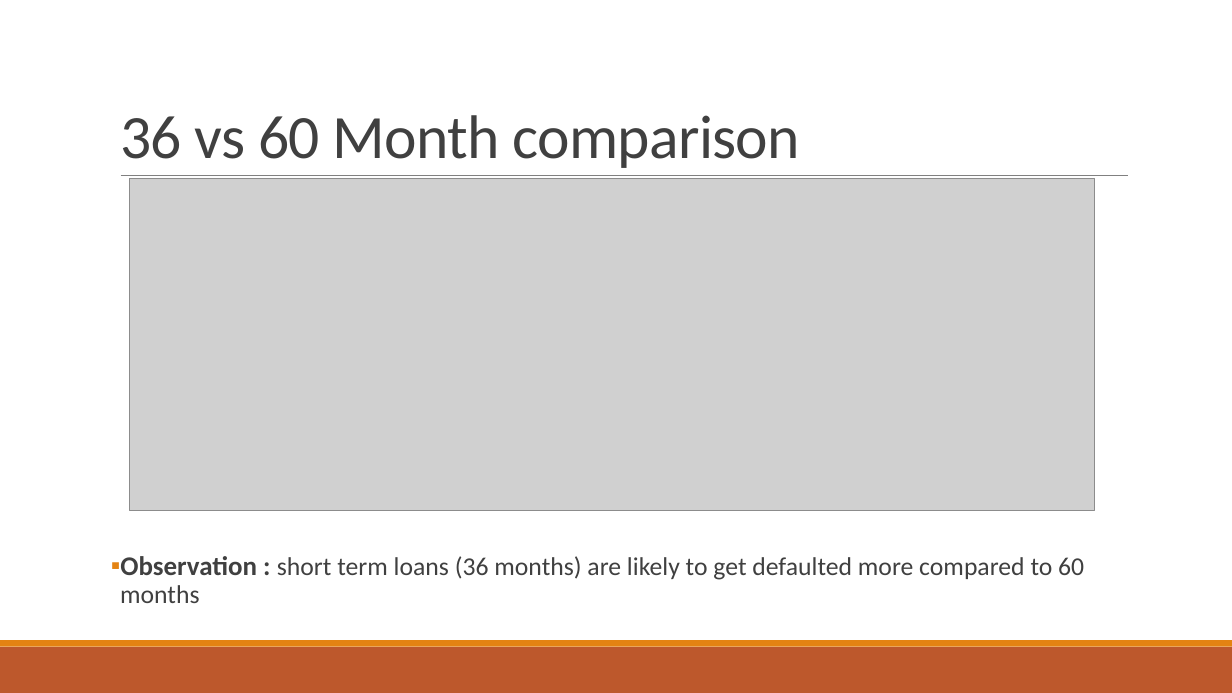
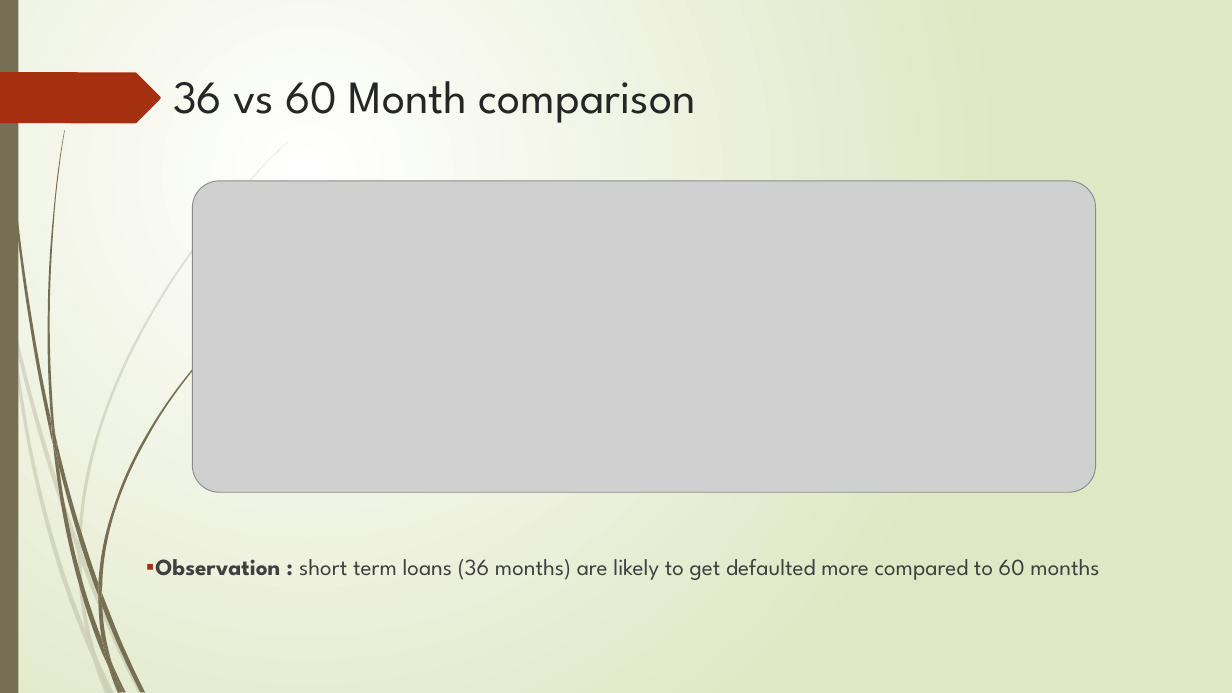
Before and after one commit to bitz-chauhan/lending_club_case_study, a slide deck: slide 6 of Lending Club Case Study.pptx. Drawn at 1232x693 pixels with LibreOffice and Linux fonts; fonts in the diff are those of the drawing; grey boxes stand for pictures. Boxes give left, top, right and bottom in pixels: in the first picture for what was removed or moved away, otherwise in the second. Text is boxed around its words. In the diff, an @@ line names an element or a change of style, - is before the commit and + after.

Commit message:
theme update

```diff
--- a/Lending Club Case Study.pptx
+++ b/Lending Club Case Study.pptx
@@ background #FFFFFF to gradient #FFFFFF to #DFE8C4 @@
@@ rectangle added at <box>0,0,18,693</box>, fill #766F54 @@
@@ freeform shape added at <box>0,72,161,123</box>, fill #A53010 @@
@@ title "36 vs 60 Month comparison": place and size @@
-title "36 vs 60 Month comparison" at <box>120,115,800,168</box>
+title "36 vs 60 Month comparison" at <box>173,81,696,123</box>
@@ title "36 vs 60 Month comparison" at <box>173,81,696,123</box>: size 48 to 36 pt, font Calibri to League Spartan, text colour #404040 to #262626, letter spacing -0.5 to 0 pt; line spacing 0.85 to 1; vertical alignment bottom to top @@
@@ line removed from (121, 176) to (1128, 176) @@
@@ picture: place and size @@
-picture at <box>129,178,1094,511</box>
+picture at <box>192,181,1095,493</box>
@@ text "Observation : short term loans ...": place and size @@
-text "Observation : short term loans ..." at <box>120,556,1084,603</box>
+text "Observation : short term loans ..." at <box>155,559,1099,580</box>
@@ text "Observation : short term loans ..." at <box>155,559,1099,580</box>: size 21 to 18 pt in "Observation :"; size 20 to 18 pt in "short term loans (36 months) are likely ..."; font Calibri to League Spartan; bullet colour #E48312 to #A53010 @@
@@ rectangle removed at <box>0,647,1232,693</box> @@
@@ rectangle removed at <box>0,640,1232,647</box> @@
@@ group added at <box>0,141,288,693</box>: 10 freeform shapes @@
@@ group added at <box>3,0,240,693</box>: 12 freeform shapes @@
```
Also in this commit, not shown: 13 other slides changed.
